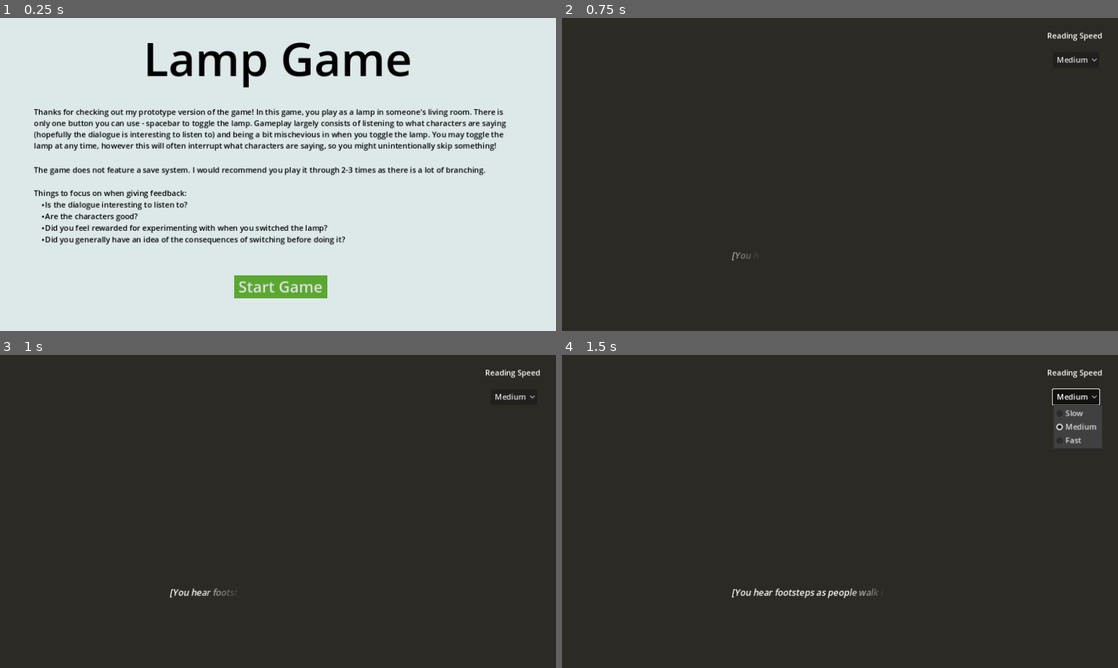
Above: before the commit, frames 1-4 (two rows, left to right).
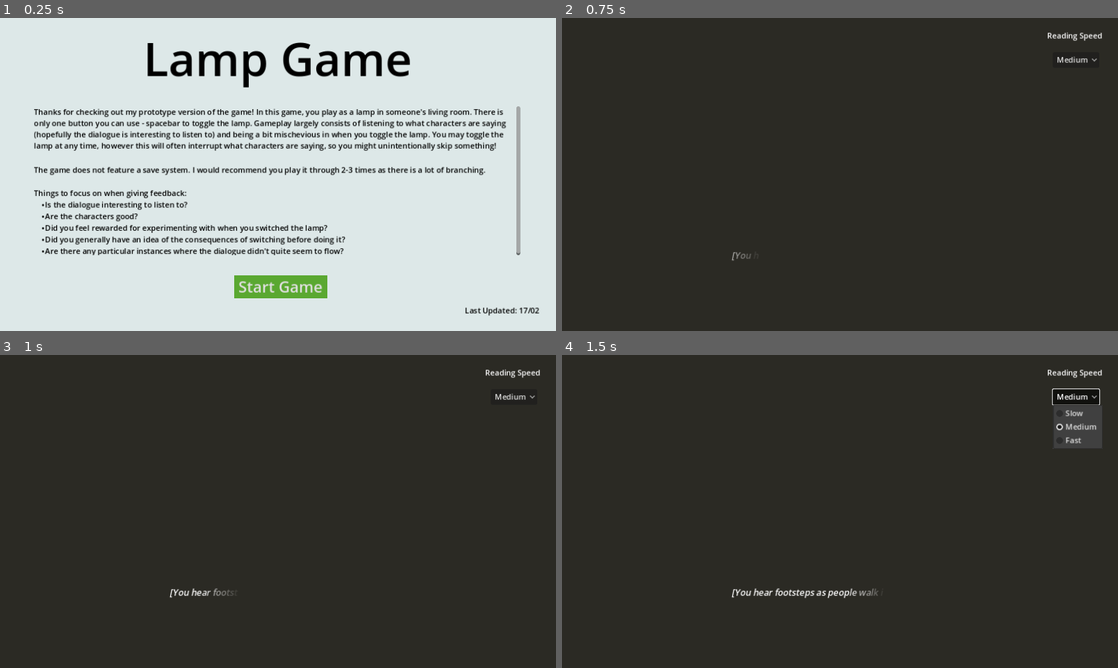
Above: after the commit, the same moments.

Repository: smileyface12349/lamp-game
Game: Godot game, scene res://menu.tscn
Same seed, same stepped clock (60 frames per second), same inputs: the game is played once before the commit and once after it.
Inputs:
- Up to frame 1 (0.25 s): no input
- Up to frame 2 (0.75 s): click "Start Game" at 0.5 s
- Up to frame 3 (1 s): no input
- Up to frame 4 (1.5 s): click "Medium" at 1.25 s

The runs differ from the first frame. In frame 1, 1.2% of the frame differs, in the area x 7-97%, y 28-96%; in frame 2, nothing differs; in frame 3, nothing differs; in frame 4, nothing differs.

Commit message:
Added game over screen

Diff:
--- /dev/null
+++ b/game_over.tscn
@@ -0,0 +1,81 @@
+[gd_scene load_steps=3 format=3 uid="uid://de2nrt0dso5l2"]
+
+[ext_resource type="Theme" uid="uid://20w3bkrdq4fg" path="res://menu_panel.tres" id="1_y06aq"]
+
+[sub_resource type="StyleBoxFlat" id="StyleBoxFlat_v5ras"]
+bg_color = Color(0.35541, 0.66, 0.1914, 1)
+
+[node name="GameOver" type="Control"]
+layout_mode = 3
+anchors_preset = 15
+anchor_right = 1.0
+anchor_bottom = 1.0
+grow_horizontal = 2
+grow_vertical = 2
+
+[node name="Panel" type="Panel" parent="."]
+offset_right = 1152.0
+offset_bottom = 647.0
+theme = ExtResource("1_y06aq")
+
+[node name="Title" type="RichTextLabel" parent="Panel"]
+layout_mode = 1
+anchors_preset = 10
+anchor_right = 1.0
+offset_top = 17.0
+offset_bottom = 167.0
+grow_horizontal = 2
+theme_override_colors/default_color = Color(0, 0, 0, 1)
+theme_override_font_sizes/normal_font_size = 96
+bbcode_enabled = true
+text = "[center]Game Over!"
+
+[node name="Description" type="RichTextLabel" parent="Panel"]
+layout_mode = 1
+anchors_preset = 10
+anchor_right = 1.0
+offset_left = 70.0
+offset_top = 183.0
+offset_right = -74.0
+offset_bottom = 358.0
+grow_horizontal = 2
+theme_override_colors/default_color = Color(0, 0, 0, 1)
+bbcode_enabled = true
+text = "You reached the end of where I've got to so far.
+
+If you'd like to give me feedback on a particular path through the game, you can include the below text. This text tells me exactly which dialogue choices you encountered in which order, so I can understand how you experienced the game.
+
+If you'd like to see the full dialogue you encountered to comment on particular things, then you can look up the wording in the submission document."
+
+[node name="Path" type="RichTextLabel" parent="Panel"]
+layout_mode = 0
+offset_left = 70.0
+offset_top = 383.0
+offset_right = 1078.0
+offset_bottom = 479.0
+theme_override_colors/default_color = Color(0, 0, 0, 1)
+theme_override_font_sizes/normal_font_size = 24
+text = "Your Path: "
+
+[node name="Button" type="Button" parent="Panel/Path"]
+layout_mode = 0
+offset_left = 855.0
+offset_right = 1001.0
+offset_bottom = 31.0
+text = "Copy to Clipboard"
+
+[node name="Button" type="Button" parent="Panel"]
+layout_mode = 1
+anchors_preset = 12
+anchor_top = 1.0
+anchor_right = 1.0
+anchor_bottom = 1.0
+offset_left = 485.0
+offset_top = -114.0
+offset_right = -474.0
+offset_bottom = -67.0
+grow_horizontal = 2
+grow_vertical = 0
+theme_override_font_sizes/font_size = 32
+theme_override_styles/normal = SubResource("StyleBoxFlat_v5ras")
+text = "Start Game"
--- a/menu.tscn
+++ b/menu.tscn
@@ -43,7 +43,7 @@
 offset_left = 70.0
 offset_top = 183.0
 offset_right = -74.0
-offset_bottom = 475.0
+offset_bottom = 491.0
 grow_horizontal = 2
 theme_override_colors/default_color = Color(0, 0, 0, 1)
 bbcode_enabled = true
@@ -56,7 +56,8 @@
 Is the dialogue interesting to listen to?
 Are the characters good?
 Did you feel rewarded for experimenting with when you switched the lamp?
-Did you generally have an idea of the consequences of switching before doing it?"
+Did you generally have an idea of the consequences of switching before doing it?
+Are there any particular instances where the dialogue didn't quite seem to flow?[/ul]"
 
 [node name="Button" type="Button" parent="Panel"]
 layout_mode = 1
@@ -73,3 +74,12 @@
 theme_override_font_sizes/font_size = 32
 theme_override_styles/normal = SubResource("StyleBoxFlat_dnhq0")
 text = "Start Game"
+
+[node name="Version" type="RichTextLabel" parent="Panel"]
+layout_mode = 0
+offset_left = 963.0
+offset_top = 594.0
+offset_right = 1133.0
+offset_bottom = 634.0
+theme_override_colors/default_color = Color(0, 0, 0, 1)
+text = "Last Updated: 17/02"
